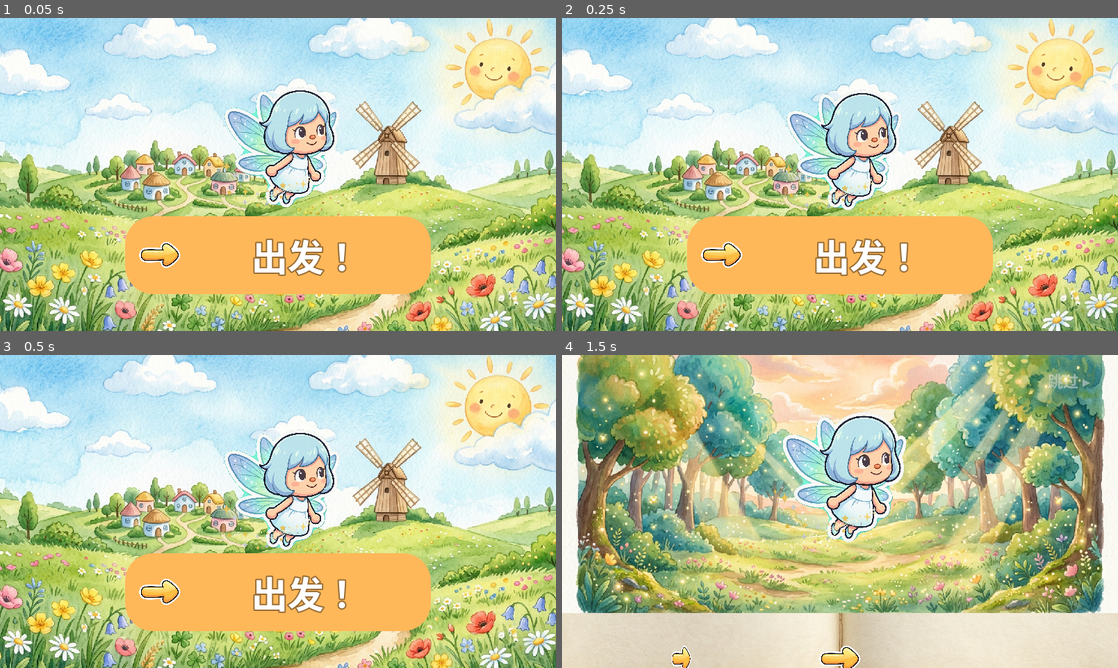
Above: before the commit, frames 1-4 (two rows, left to right).
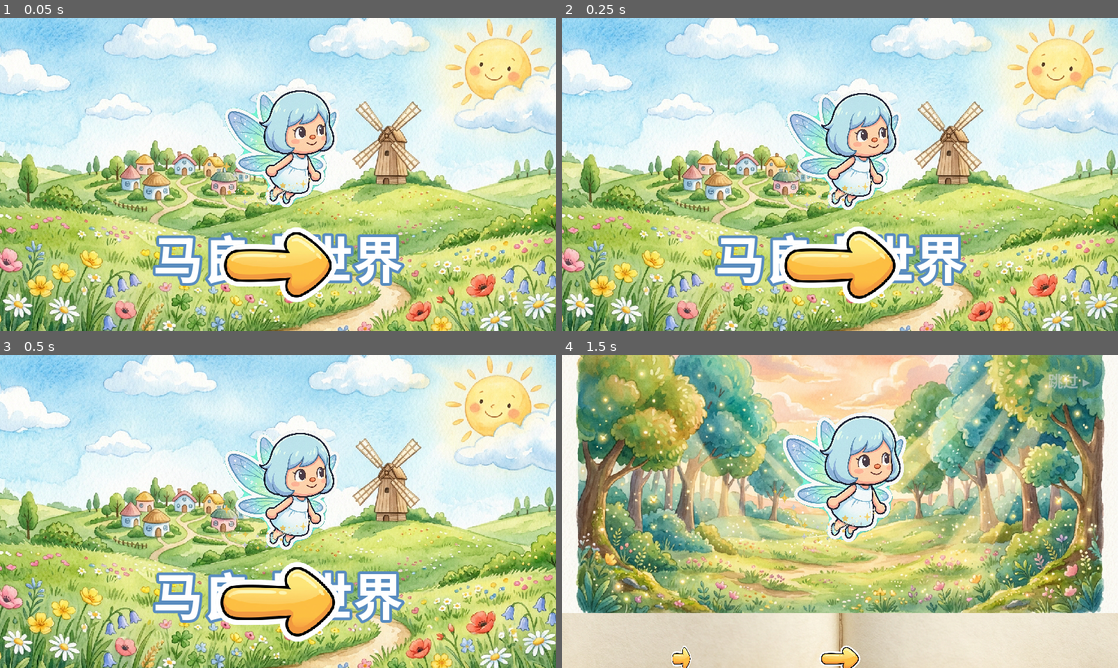
Above: after the commit, the same moments.

Repository: hoveychen/maliang
Game: Godot game, scene res://menu.tscn
Same seed, same stepped clock (60 frames per second), same inputs: the game is played once before the commit and once after it. Sound files missing from this copy of the repository are replaced by a short silence.
Inputs (mouse positions are in pixels of both pictures, inside the frame that each line leads up to):
- Up to frame 1 (0.05 s): no input
- Up to frame 2 (0.25 s): no input
- Up to frame 3 (0.5 s): no input
- Up to frame 4 (1.5 s): click (840, 592) at 0.5 s, where only the run before the commit has a clickable "出发！"; click (840, 658) at 1.25 s

The runs differ from the first frame. In frame 1, 13% of the frame differs, in the area x 22-78%, y 63-91%; in frame 2, 13%; in frame 3, 13%; in frame 4, nothing differs.

Commit message:
feat(menu): 主菜单单入口化——全屏任点按档案分流(无档案→onboarding/有档案→世界),中央脉动箭头提示,去两文字按钮;测试改动态期望+挂入 headless 回测

Diff:
--- a/scripts/menu.gd
+++ b/scripts/menu.gd
@@ -1,9 +1,11 @@
 extends Control
-## 主菜单：3 岁小朋友友好——不依赖文字，超大按钮 + 小仙子飘动。
-## 开始 → 童话书 onboarding；继续 → 直接进世界（有档案时才显示）。图标为 AIGC 贴纸（UiAssets）。
+## 主菜单：3 岁小朋友友好——零文字零选择，全屏任点即进（press-anywhere）。
+## 按档案分流：无档案 → 童话书 onboarding；有档案 → 直接进世界。
+## 唯一提示是中央脉动的大箭头贴纸；重新捏角色的入口藏在游戏内设置里，菜单不摆第二个选项。
 
 
 var _fairy: TextureRect
+var _hint: TextureRect
 var _t := 0.0
 var _fairy_base_y := 0.0
 var game_audio: GameAudio
@@ -13,7 +15,7 @@
 	_setup_background()
 	_setup_fairy()
 	_setup_title()
-	_setup_buttons()
+	_setup_tap_entry()
 	game_audio = GameAudio.new()
 	game_audio.name = "GameAudio"
 	add_child(game_audio)
@@ -57,50 +59,32 @@
 	title.add_theme_constant_override("outline_size", 16)
 	add_child(title)
 
-func _setup_buttons() -> void:
-	var start := _big_button("出发！", Color(1.0, 0.72, 0.35), "ic_next")
-	start.set_anchors_preset(Control.PRESET_CENTER)
-	start.offset_left = -220.0
-	start.offset_right = 220.0
-	start.offset_top = 60.0
-	start.offset_bottom = 170.0
-	start.pressed.connect(_on_start)
-	add_child(start)
+func _setup_tap_entry() -> void:
+	# 全屏透明按钮：点哪里都触发（乱拍也能进），键盘任意键同效（_unhandled_input）
+	var tap := Button.new()
+	tap.flat = true
+	tap.add_theme_stylebox_override("normal", StyleBoxEmpty.new())
+	tap.add_theme_stylebox_override("hover", StyleBoxEmpty.new())
+	tap.add_theme_stylebox_override("pressed", StyleBoxEmpty.new())
+	tap.add_theme_stylebox_override("focus", StyleBoxEmpty.new())
+	tap.set_anchors_preset(Control.PRESET_FULL_RECT)
+	tap.pressed.connect(_on_tap)
+	add_child(tap)
 
-	if PlayerProfile.exists():
-		var cont := _big_button("继续玩", Color(0.62, 0.85, 0.62), "ic_book_open")
-		cont.set_anchors_preset(Control.PRESET_CENTER)
-		cont.offset_left = -220.0
-		cont.offset_right = 220.0
-		cont.offset_top = 200.0
-		cont.offset_bottom = 300.0
-		cont.pressed.connect(_on_continue)
-		add_child(cont)
+	# 中央脉动大箭头：不识字也懂的唯一提示（缩放呼吸见 _process）
+	_hint = UiAssets.icon_rect("ic_next", 180.0)
+	_hint.set_anchors_preset(Control.PRESET_CENTER)
+	_hint.offset_left = -90.0
+	_hint.offset_right = 90.0
+	_hint.offset_top = 40.0
+	_hint.offset_bottom = 220.0
+	_hint.pivot_offset = Vector2(90.0, 90.0)
+	_hint.mouse_filter = Control.MOUSE_FILTER_IGNORE # 别挡全屏按钮
+	add_child(_hint)
 
-## 儿童友好的大按钮：超大字号 + 圆角撞色底 + AIGC 贴纸图标。
-func _big_button(text: String, color: Color, icon_name := "") -> Button:
-	var b := Button.new()
-	b.text = text
-	if not icon_name.is_empty():
-		b.icon = UiAssets.tex(icon_name)
-		b.add_theme_constant_override("icon_max_width", 64)
-		b.add_theme_constant_override("h_separation", 16)
-	b.add_theme_font_size_override("font_size", 52)
-	b.add_theme_color_override("font_color", Color.WHITE)
-	b.add_theme_color_override("font_outline_color", color.darkened(0.4))
-	b.add_theme_constant_override("outline_size", 8)
-	var style := StyleBoxFlat.new()
-	style.bg_color = color
-	style.set_corner_radius_all(40)
-	style.set_content_margin_all(18.0)
-	b.add_theme_stylebox_override("normal", style)
-	var hover := style.duplicate() as StyleBoxFlat
-	hover.bg_color = color.lightened(0.15)
-	b.add_theme_stylebox_override("hover", hover)
-	var pressed := style.duplicate() as StyleBoxFlat
-	pressed.bg_color = color.darkened(0.15)
-	b.add_theme_stylebox_override("pressed", pressed)
-	return b
+## 入口分流：有档案直接进世界，没档案先走童话书 onboarding。
+static func target_scene() -> String:
+	return "res://main.tscn" if PlayerProfile.exists() else "res://onboarding.tscn"
 
 func _process(delta: float) -> void:
 	# 小仙子轻轻上下飘
@@ -109,12 +93,18 @@
 		var off := sin(_t * 1.6) * 12.0
 		_fairy.offset_top = _fairy_base_y + off
 		_fairy.offset_bottom = _fairy_base_y + 178.0 + off
+	if _hint != null:
+		# 箭头缩放呼吸脉动，招呼小朋友来拍
+		var s := 1.0 + sin(_t * 2.4) * 0.08
+		_hint.scale = Vector2(s, s)
 
-func _on_start() -> void:
-	_go_to("res://onboarding.tscn")
+func _unhandled_input(event: InputEvent) -> void:
+	# press-any-key：键盘任意键也能进（桌面端）
+	if event is InputEventKey and event.is_pressed() and not event.is_echo():
+		_on_tap()
 
-func _on_continue() -> void:
-	_go_to("res://main.tscn")
+func _on_tap() -> void:
+	_go_to(target_scene())
 
 ## 点按音效放完再切场景（本节点一切走音就断了）
 func _go_to(scene_path: String) -> void:
--- a/test/test_visual_menu.gd
+++ b/test/test_visual_menu.gd
@@ -1,13 +1,17 @@
 extends SceneTree
-## 主菜单验证：渲染出标题+出发按钮（无档案时无继续按钮），按下出发切到世界场景。
+## 主菜单验证：全屏任点单入口——渲染出标题+脉动提示箭头+全屏透明按钮（永远只有 1 个），
+## 点击后按档案分流：无档案 → onboarding（根名 "Onboarding"），有档案 → 世界（根名 "World"）。
+## 期望值按测试机当下 PlayerProfile.exists() 动态计算，不动真实档案文件。
 ## 运行: MALIANG_API_BASE=http://127.0.0.1:1 godot --write-movie screenshots/menu/f.png \
 ##       --fixed-fps 10 --quit-after 50 --script res://test/test_visual_menu.gd
 
 var frame := 0
 var fails := 0
 var menu: Node
+var expect_root := ""
 
 func _initialize() -> void:
+	expect_root = "World" if PlayerProfile.exists() else "Onboarding"
 	menu = load("res://menu.tscn").instantiate()
 	root.add_child(menu)
 	process_frame.connect(_tick)
@@ -17,23 +21,35 @@
 	match frame:
 		15:
 			var buttons: Array[Node] = menu.find_children("*", "Button", true, false)
-			_check("one big button (no profile)", buttons.size(), 1)
+			_check("single full-screen tap button", buttons.size(), 1)
+			if not buttons.is_empty():
+				var tap := buttons[0] as Button
+				_check("tap covers full rect", tap.size, (menu as Control).size)
+				_check("tap button textless", tap.text, "")
 			var labels: Array[Node] = menu.find_children("*", "Label", true, false)
 			var has_title := false
 			for l in labels:
 				if (l as Label).text.contains("马良"):
 					has_title = true
 			_check("title present", has_title, true)
+			var hints: Array[Node] = menu.find_children("*", "TextureRect", true, false)
+			var has_hint := false
+			for h in hints:
+				if (h as TextureRect).texture == UiAssets.tex("ic_next"):
+					has_hint = true
+			_check("pulsing hint arrow present", has_hint, true)
 			if not buttons.is_empty():
 				(buttons[0] as Button).emit_signal("pressed")
 		40:
-			# 出发 → 童话书 onboarding（根名 "Onboarding"）
+			# 任点 → 按档案分流（无档案走童话书，有档案直进世界）
 			var cur := current_scene
-			_check("switched to onboarding", cur != null and cur.name == "Onboarding", true)
+			_check("switched to %s" % expect_root, cur != null and cur.name == expect_root, true)
 			if fails == 0:
 				print("visual_menu PASS")
 			else:
 				printerr("visual_menu FAILED: %d" % fails)
+		45:
+			quit(fails)
 
 func _check(name: String, got: Variant, want: Variant) -> void:
 	if got == want:
Not shown, changed: scripts/test-headless.sh
